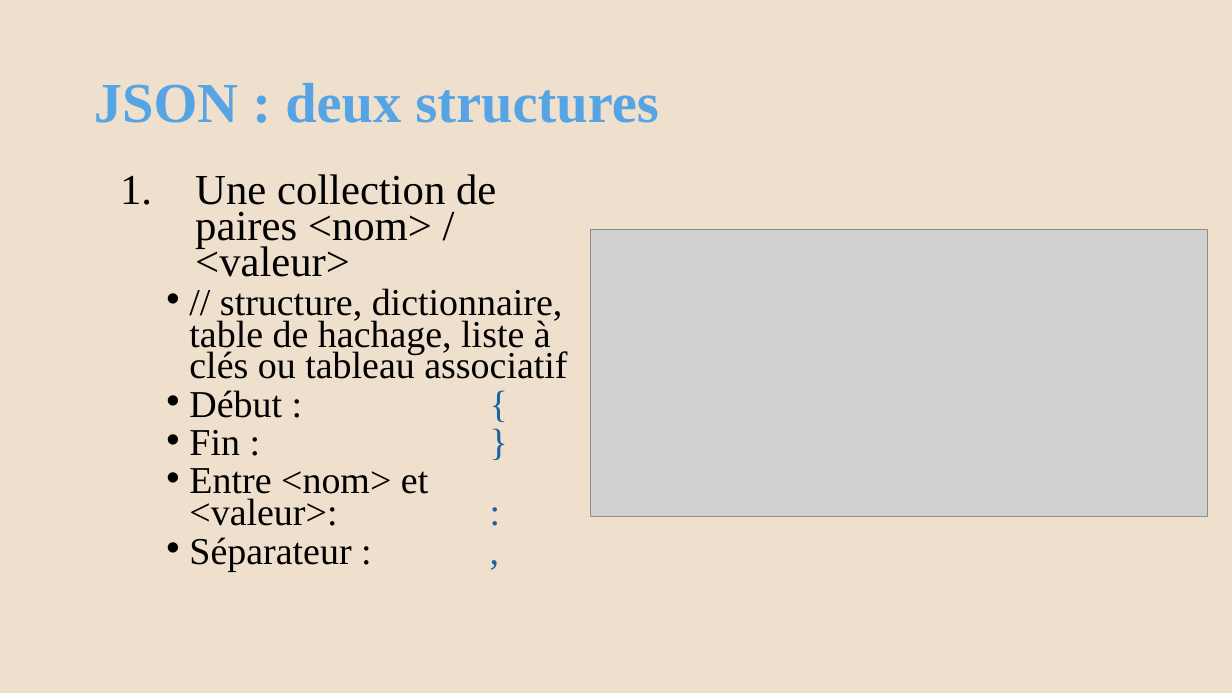
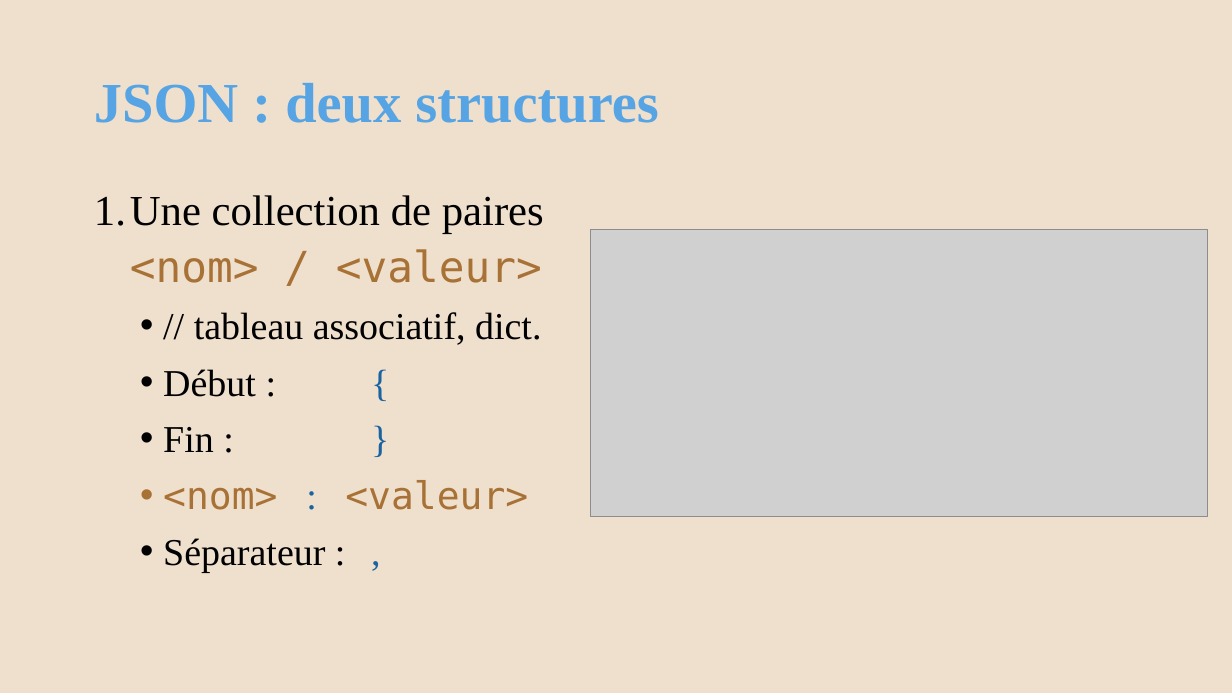
Before and after one commit to AlainWafflard/4IPW3, a slide deck: slide 6 of syllabus/26_intégration_JSON/syllabus_26_json.pptx. Drawn at 1232x693 pixels with LibreOffice and Linux fonts; fonts in the diff are those of the drawing; grey boxes stand for pictures; background and template pictures are left out. Boxes give left, top, right and bottom in pixels: in the first picture for what was removed or moved away, otherwise in the second. Text is boxed around its words. In the diff, an @@ line names an element or a change of style, - is before the commit and + after.

```diff
--- a/syllabus/26_intégration_JSON/syllabus_26_json.pptx
+++ b/syllabus/26_intégration_JSON/syllabus_26_json.pptx
@@ text "Une collection de paires <nom> ...": place and size @@
-text "Une collection de paires <nom> ..." at box(189, 174, 567, 571)
+text "Une collection de paires <nom> ..." at box(94, 195, 544, 573)
@@ text at box(94, 195, 544, 573): font Times New Roman to DejaVu Sans Mono, text colour #000000 to #A87236 in "<nom> / <valeur>"; indent changed; line spacing 0.7 to 1.1 @@
@@ text at box(194, 312, 541, 345): text changed @@
-  • // structure, dictionnaire, table de hachage, liste à clés ou tableau associatif
+  • // tableau associatif, dict.
@@ text at box(163, 480, 528, 510): text changed; font Times New Roman to DejaVu Sans Mono; text colour #000000 to #A87236 @@
-  • Entre <nom> et <valeur>: :
+  • <nom> : <valeur>
```
Also in this commit, not shown: 2 other slides changed, 14 other files.
